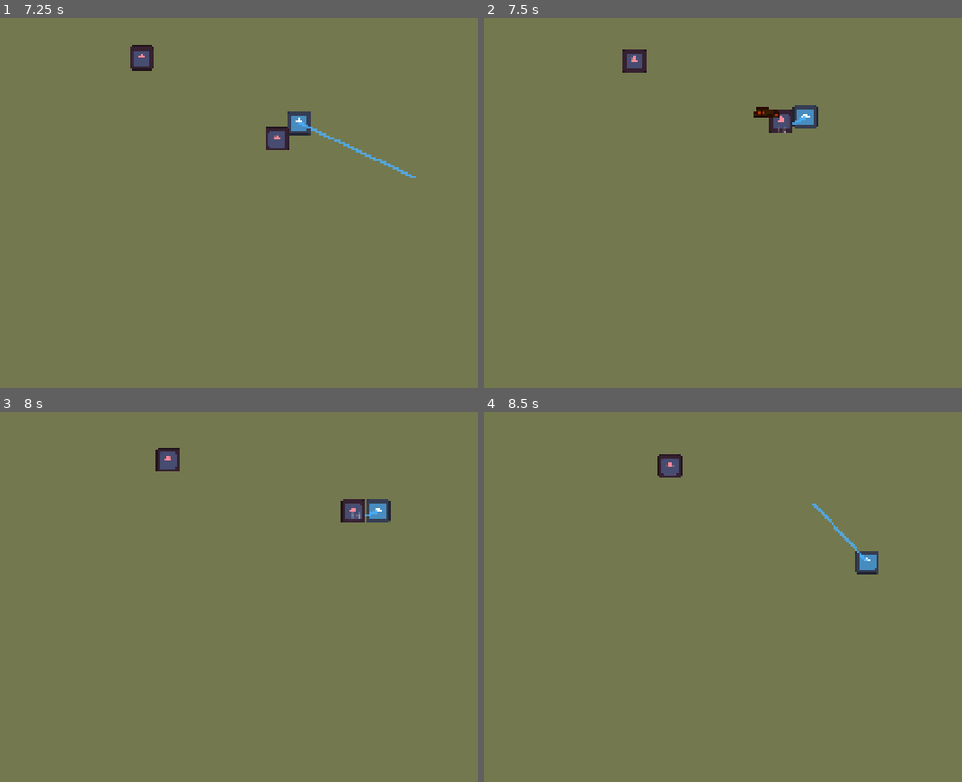
Above: before the commit, frames 1-4 (two rows, left to right).
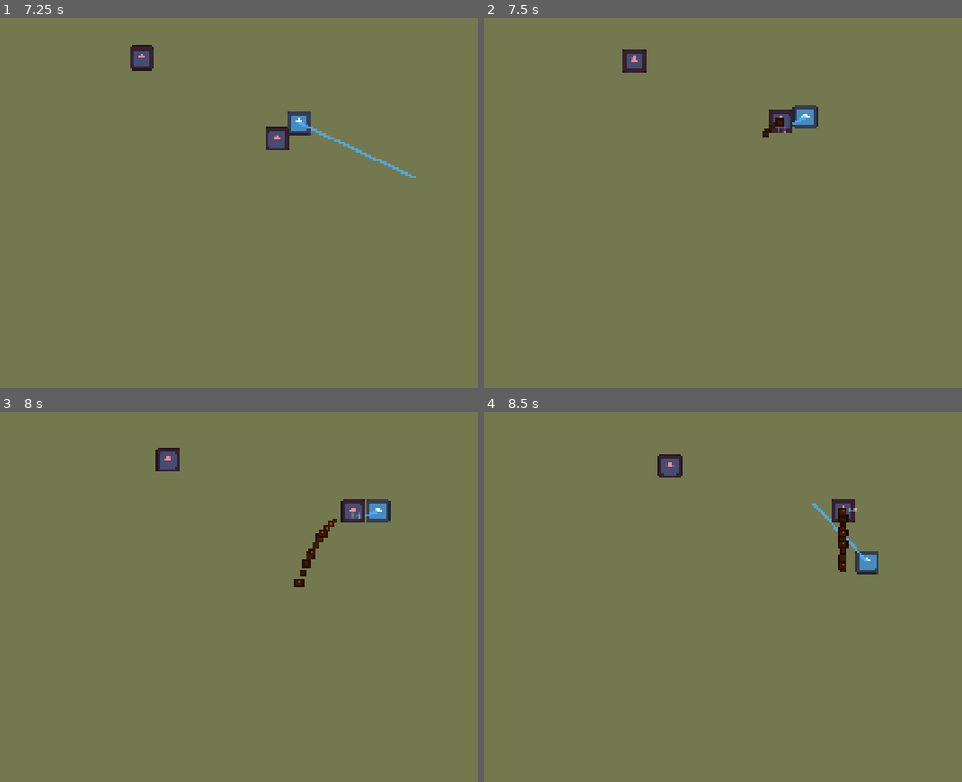
Above: after the commit, the same moments.

Repository: GDACollab/Programming-Workshop-Godot-3-Vizdev
Game: Godot game, scene res://Scenes/survivors.tscn
Two runs of this game, one before a commit and one after it. Both use one fixed random seed, a clock stepped at 60 frames per second and the inputs below. The engine's default icon, where the game draws it, is replaced by a stand-in: a white triangle on a blue panel in a dark square.
Inputs (mouse positions are in pixels of both pictures, inside the frame that each line leads up to):
- Up to frame 1 (7.25 s): tap Enter (ui_accept) at 0.5, 0.77, 1.52, 3.02, 3.77, 4.52, 6.02, 6.77 s; move the mouse to (415, 177) at 0.52 s; press the mouse at (415, 177) at 0.53 s; hold Right (ui_right) 0.53-1.28 s; move the mouse to (114, 217) at 1.27 s; release the mouse at (114, 217) at 1.28 s; hold Down (ui_down) 1.28-2.03 s; click (114, 217) at 1.35 s; move the mouse to (329, 110) at 2.02 s; press the mouse at (329, 110) at 2.03 s; hold Right (ui_right) 2.03-2.78 s; move the mouse to (219, 277) at 2.77 s; release the mouse at (219, 277) at 2.78 s; hold Up (ui_up) 2.78-3.53 s; click (219, 277) at 2.85 s; move the mouse to (473, 258) at 3.52 s; press the mouse at (473, 258) at 3.53 s; hold Left (ui_left) 3.53-5.03 s; move the mouse to (43, 136) at 4.27 s; release the mouse at (43, 136) at 4.28 s; click (43, 136) at 4.35 s; move the mouse to (291, 199) at 5.02 s; press the mouse at (291, 199) at 5.03 s; hold Down (ui_down) 5.03-5.78 s; move the mouse to (148, 95) at 5.77 s; release the mouse at (148, 95) at 5.78 s; hold Right (ui_right) 5.78-6.53 s; click (148, 95) at 5.85 s; move the mouse to (415, 177) at 6.52 s; press the mouse at (415, 177) at 6.53 s; hold Up (ui_up) from 6.53 s (still down)
- Up to frame 2 (7.5 s): move the mouse to (598, 217) at 7.27 s; release Up (ui_up) at 7.28 s; release the mouse at (598, 217) at 7.28 s; hold Right (ui_right) from 7.28 s (still down); click (598, 217) at 7.35 s
- Up to frame 3 (8 s): keep holding Right (ui_right); tap Enter (ui_accept) at 7.52 s
- Up to frame 4 (8.5 s): move the mouse to (813, 504) at 8.02 s; release Right (ui_right) at 8.03 s; press the mouse at (813, 504) at 8.03 s; hold Down (ui_down) from 8.03 s (still down)

Frame 1 is identical in both runs. In frame 2, 0.2% of the frame differs, in the area x 56-63%, y 24-33%; in frame 3, 0.3%; in frame 4, 0.5%, in the area x 72-79%, y 23-44%.

Commit message:
added animation player to enemy

Diff:
--- a/Scenes/Survivors Stuff/Damage Particles/damage_particles.tscn
+++ b/Scenes/Survivors Stuff/Damage Particles/damage_particles.tscn
@@ -10,13 +10,7 @@
 texture = ExtResource("1_q3aj4")
 lifetime = 0.5
 one_shot = true
-explosiveness = 1.0
-randomness = 0.5
-direction = Vector2(0, -1)
-spread = 30.0
 gravity = Vector2(0, 1500)
-initial_velocity_min = 370.71
-initial_velocity_max = 401.87
 scale_amount_min = 0.1
 scale_amount_max = 0.2
 script = ExtResource("2_lgtbm")
--- a/Scenes/Survivors Stuff/Entities/survivors_enemy.tscn
+++ b/Scenes/Survivors Stuff/Entities/survivors_enemy.tscn
@@ -4,9 +4,32 @@
 [ext_resource type="Texture2D" uid="uid://pbi7t65mv06a" path="res://icon.svg" id="2_gqi4b"]
 [ext_resource type="Script" uid="uid://bssgy0af4v7mu" path="res://Scripts/survivors/damage_number_spawner.gd" id="3_s6072"]
 [ext_resource type="Script" uid="uid://bl6jyyvmtlni4" path="res://Scripts/survivors/damage_particles_spawner.gd" id="4_p1a3o"]
+[ext_resource type="Script" uid="uid://sbg3taiaobwf" path="res://Scripts/survivors/entity_animation_player.gd" id="5_gqi4b"]
 
 [sub_resource type="RectangleShape2D" id="RectangleShape2D_j5p33"]
 size = Vector2(60, 60)
+
+[sub_resource type="Animation" id="Animation_oxrid"]
+resource_name = "die"
+tracks/0/type = "method"
+tracks/0/imported = false
+tracks/0/enabled = true
+tracks/0/path = NodePath("EntityAnimationPlayer")
+tracks/0/interp = 1
+tracks/0/loop_wrap = true
+tracks/0/keys = {
+"times": PackedFloat32Array(1),
+"transitions": PackedFloat32Array(1),
+"values": [{
+"args": [],
+"method": &"death_anim_finished"
+}]
+}
+
+[sub_resource type="AnimationLibrary" id="AnimationLibrary_gqi4b"]
+_data = {
+&"die": SubResource("Animation_oxrid")
+}
 
 [node name="SurvivorsEnemy" type="CharacterBody2D" unique_id=2015223636]
 collision_layer = 5
@@ -30,3 +53,8 @@
 script = ExtResource("4_p1a3o")
 entity = NodePath("..")
 metadata/_custom_type_script = "uid://bl6jyyvmtlni4"
+
+[node name="EntityAnimationPlayer" type="AnimationPlayer" parent="." unique_id=884665293 node_paths=PackedStringArray("entity")]
+libraries/ = SubResource("AnimationLibrary_gqi4b")
+script = ExtResource("5_gqi4b")
+entity = NodePath("..")
--- a/Scenes/bodies.tscn
+++ b/Scenes/bodies.tscn
@@ -2,6 +2,10 @@
 
 [ext_resource type="Script" uid="uid://de2ms5isuno5b" path="res://Scripts/bodies/bodies_player.gd" id="1_rte3u"]
 [ext_resource type="Script" uid="uid://c2h5gmwtjrcn0" path="res://Scripts/bodies/goal.gd" id="1_yr0rb"]
+
+[sub_resource type="Environment" id="Environment_l16ms"]
+ambient_light_source = 1
+ambient_light_energy = 0.0
 
 [sub_resource type="BoxShape3D" id="BoxShape3D_l16ms"]
 size = Vector3(15, 1.847, 10)
@@ -41,6 +45,9 @@
 height = 1.0
 
 [node name="Bodies" type="Node3D" unique_id=1994731926]
+
+[node name="WorldEnvironment" type="WorldEnvironment" parent="." unique_id=979021136]
+environment = SubResource("Environment_l16ms")
 
 [node name="BouncingBallDemo" type="Node3D" parent="." unique_id=1599783364]
 
@@ -130,9 +137,6 @@
 [node name="MeshInstance3D" type="MeshInstance3D" parent="BouncingBallDemo/Goal" unique_id=810925535]
 mesh = SubResource("BoxMesh_uuy4b")
 
-[node name="DirectionalLight3D" type="DirectionalLight3D" parent="." unique_id=158281696]
-transform = Transform3D(1, 0, 0, 0, 0.47180453, 0.8817032, 0, -0.8817032, 0.47180453, 0, 1.7585849, 0.3829584)
-
 [node name="CharacterBody3D" type="CharacterBody3D" parent="." unique_id=1864291634 node_paths=PackedStringArray("camera_holder")]
 transform = Transform3D(-4.371139e-08, 0, 1, 0, 1, 0, -1, 0, -4.371139e-08, 2.791, 1.221, 0)
 axis_lock_angular_x = true
@@ -151,4 +155,14 @@
 [node name="Camera3D" type="Camera3D" parent="CharacterBody3D/CameraHolder" unique_id=1272397794]
 transform = Transform3D(1, 0, 0, 0, 0.7749445, 0.6320293, 0, -0.6320293, 0.7749445, 0, 1.2208865, 1.207238)
 
+[node name="Lights" type="Node3D" parent="." unique_id=1049351459]
+
+[node name="OmniLight3D" type="OmniLight3D" parent="Lights" unique_id=1328549436]
+
+[node name="AreaLight3D" type="AreaLight3D" parent="Lights" unique_id=195277815]
+
+[node name="SpotLight3D" type="SpotLight3D" parent="Lights" unique_id=355639167]
+
+[node name="DirectionalLight3D" type="DirectionalLight3D" parent="Lights" unique_id=262009078]
+
 [connection signal="body_entered" from="BouncingBallDemo/Goal" to="BouncingBallDemo/Goal" method="_on_body_entered"]
--- /dev/null
+++ b/Scripts/survivors/entity_animation_player.gd
@@ -0,0 +1,14 @@
+class_name EntityAnimationPlayer extends AnimationPlayer
+
+@export var entity: SurvivorsEntity = null
+
+func _ready() -> void:
+	entity.on_death.connect(play_death_anim)
+
+func death_anim_finished() -> void:
+	print("HELLO!!")
+	entity.destroy()
+
+func play_death_anim() -> void:
+	print("WE DIED")
+	play("die")
--- a/Scripts/survivors/survivors_entity.gd
+++ b/Scripts/survivors/survivors_entity.gd
@@ -3,6 +3,7 @@
 @export var max_health: float = 10.0
 @export var damage: float = 1.0
 var current_health: float
+var dead: bool = false
 
 # ---REPLACE---
 # Add a custom signal for getting hurt!
@@ -19,6 +20,7 @@
 	damage = stats_resource.damage
 
 func take_damage(amount: float) -> void:
+	if dead: return
 	current_health -= amount
 	# ---REPLACE---
 	# Emit a custom signal here for getting hurt!
@@ -28,9 +30,13 @@
 
 func die() -> void:
 	on_death.emit()
+	dead = true
+
+func destroy() -> void:
 	queue_free()
 
 func _physics_process(_delta: float) -> void:
+	if dead: return
 	var move_direction := get_move_direction()
 
 	if move_direction.x != 0:
@@ -49,5 +55,6 @@
 	return Vector2.ZERO
 
 func attack(entity: SurvivorsEntity) -> void:
+	if dead: return
 	print("ouch!")
 	entity.take_damage(damage)
Not shown, added: Scripts/survivors/entity_animation_player.gd.uid
